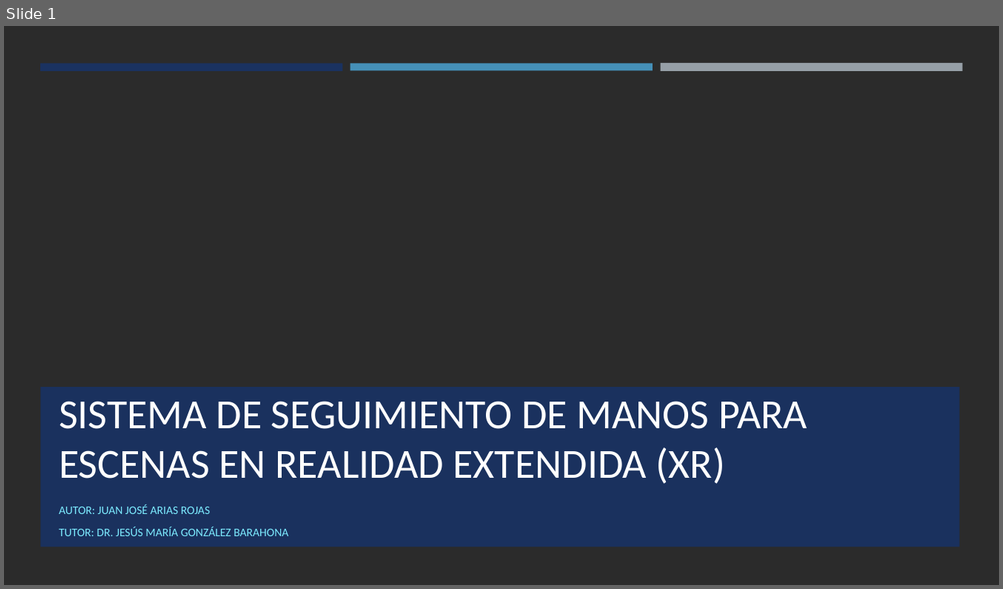
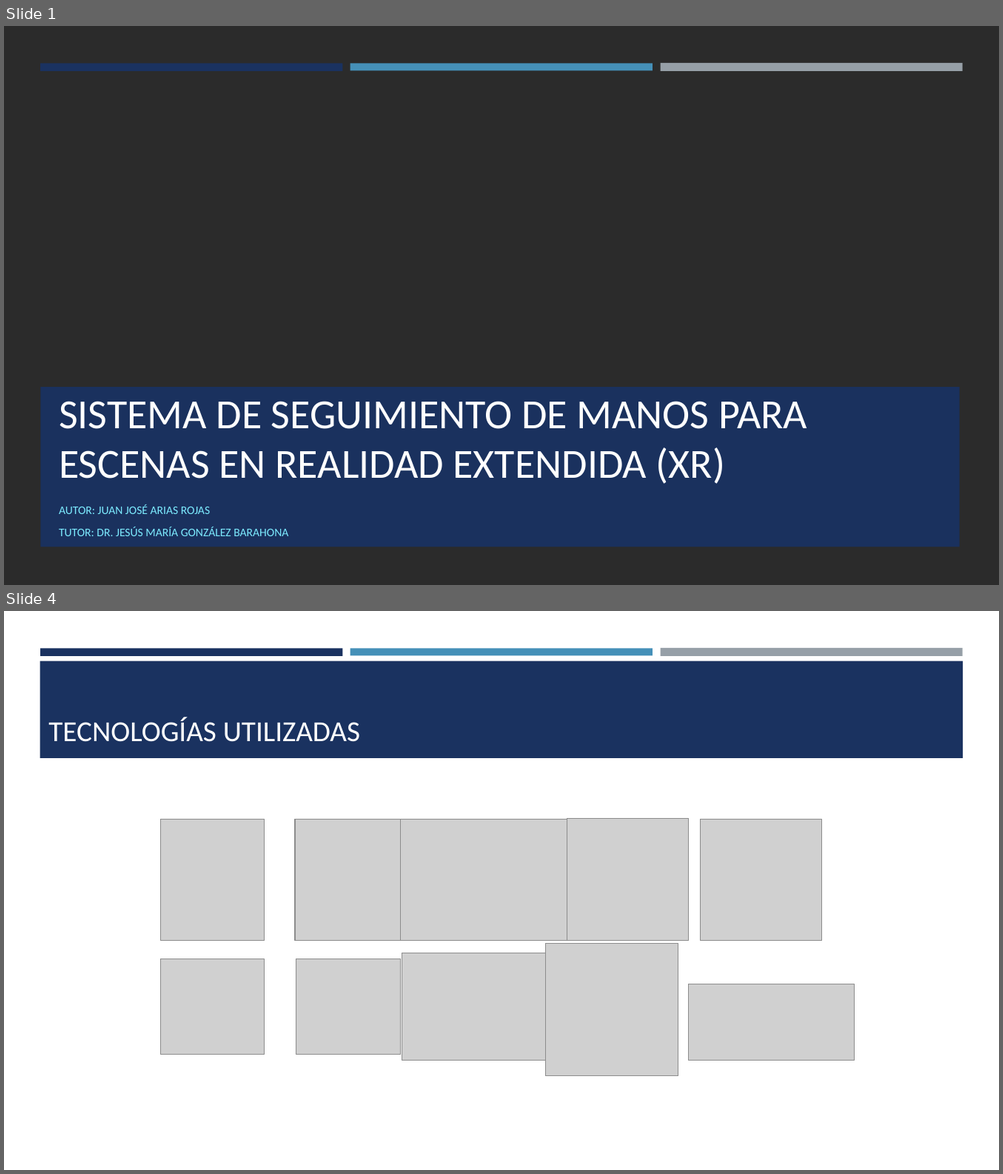
Before and after one commit to JuJoarias/TFG, a slide deck: presentacion/presentacion.pptx. Shown one above the other, each under a label of ours: slide 1 before the commit, slides 1 and 4 after it; the slides between them are not shown. The pictures are 1003x589 and 1003x1174 pixels, drawn with LibreOffice and Linux fonts; fonts in the diff are those of the drawing; grey boxes stand for pictures; background and template pictures are left out; a plain dark background stands for a picture behind light text. Boxes give left, top, right and bottom in pixels: in the first picture for what was removed or moved away, otherwise in the second. Text is boxed around its words. In the diff, an @@ line names an element or a change of style, - is before the commit and + after.

```diff
--- a/presentacion/presentacion.pptx
+++ b/presentacion/presentacion.pptx
@@ slide 4 added at <box>4,611,999,1170</box>, background #FFFFFF @@
@@ rectangle added at <box>40,648,343,655</box>, fill #1A3260 @@
@@ rectangle added at <box>350,648,652,655</box>, fill #4590B8 @@
@@ rectangle added at <box>660,648,962,657</box>, fill #969FA7 @@
@@ rectangle added at <box>40,661,963,758</box>, fill #1A3260 @@
@@ title added at <box>48,717,360,742</box>, 28 pt, text #FFFFFF @@
+TECNOLOGÍAS UTILIZADAS
@@ picture added at <box>160,819,264,940</box> @@
@@ picture added at <box>295,819,416,940</box> @@
@@ picture added at <box>400,819,578,940</box> @@
@@ picture added at <box>567,818,688,941</box> @@
@@ picture added at <box>700,819,821,940</box> @@
@@ picture added at <box>160,960,264,1055</box> @@
@@ picture added at <box>296,960,400,1055</box> @@
@@ picture added at <box>401,954,567,1060</box> @@
@@ picture added at <box>545,944,677,1076</box> @@
@@ picture added at <box>688,985,854,1061</box> @@
```
Also in this commit, not shown: 2 slides changed, 7 other slides added, 1 slide removed.
